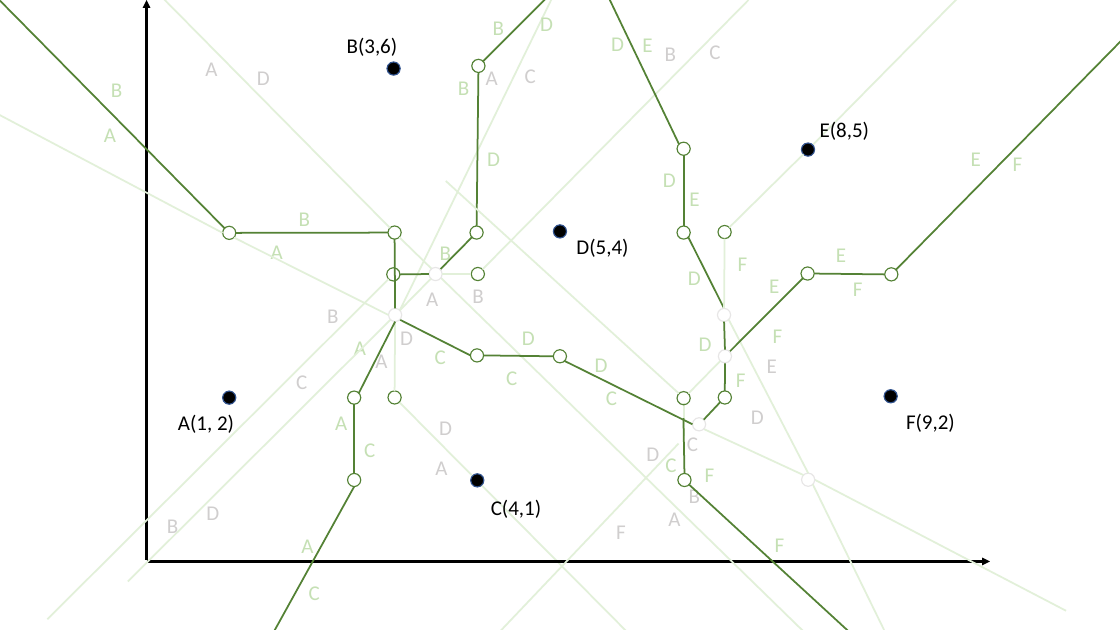
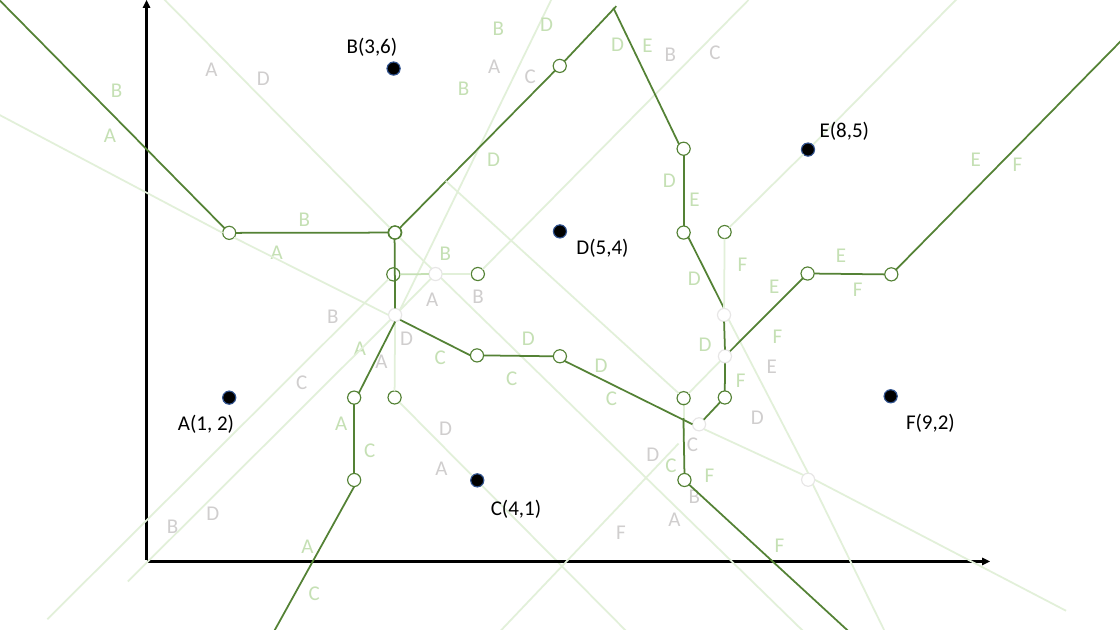
Before and after one commit to atrinh1996/CS163Fall2022, a slide deck: slide 2 of HW/HW4/images/hw4.pptx. Drawn at 1120x630 pixels with LibreOffice and Linux fonts; fonts in the diff are those of the drawing. Boxes give left, top, right and bottom in pixels: in the first picture for what was removed or moved away, otherwise in the second. Text is boxed around its words. In the diff, an @@ line names an element or a change of style, - is before the commit and + after.

```diff
--- a/HW/HW4/images/hw4.pptx
+++ b/HW/HW4/images/hw4.pptx
@@ line moved from (483, 61) - (603, 0) to (565, 61) - (617, 6) @@
@@ line moved from (586, 0) - (679, 145) to (613, 8) - (679, 145) @@
@@ text "A" moved from (x1=486, y1=72, x2=498, y2=85) to (x1=488, y1=60, x2=500, y2=73) @@
@@ line moved from (476, 226) - (479, 72) to (400, 228) - (555, 71) @@
@@ ellipse moved from (x1=472, y1=60, x2=486, y2=73) to (x1=554, y1=60, x2=567, y2=73) @@
@@ ellipse moved from (x1=471, y1=226, x2=484, y2=239) to (x1=389, y1=226, x2=402, y2=239) @@
@@ line removed from (440, 270) to (472, 237) @@
@@ line (400, 275) - (429, 274): stroke #548235 1.5 pt to #C5E0B4 1.5 pt @@
```
Also in this commit, not shown: 11 other slides changed, 5 slides added, 24 other files.
